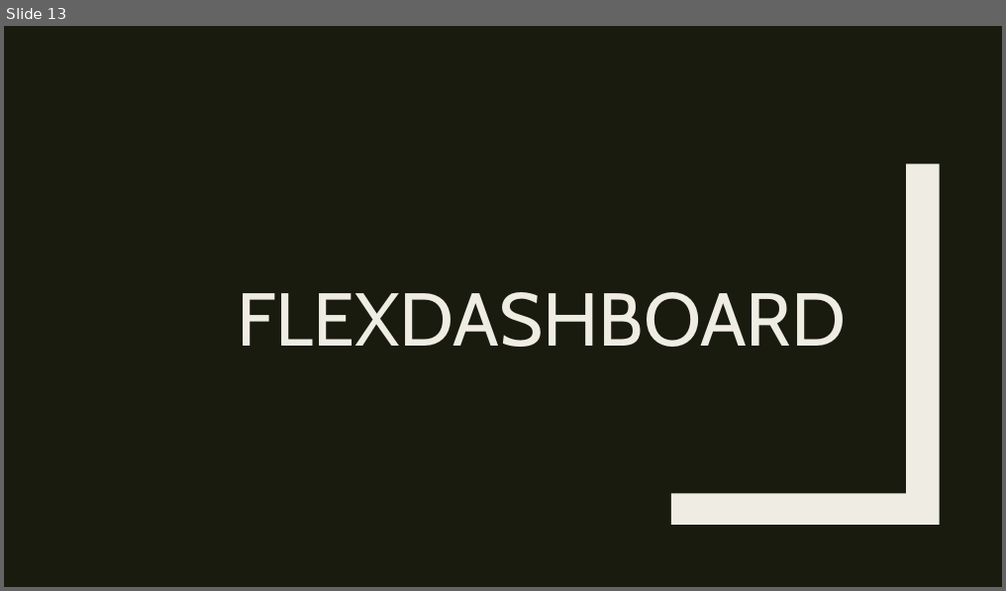
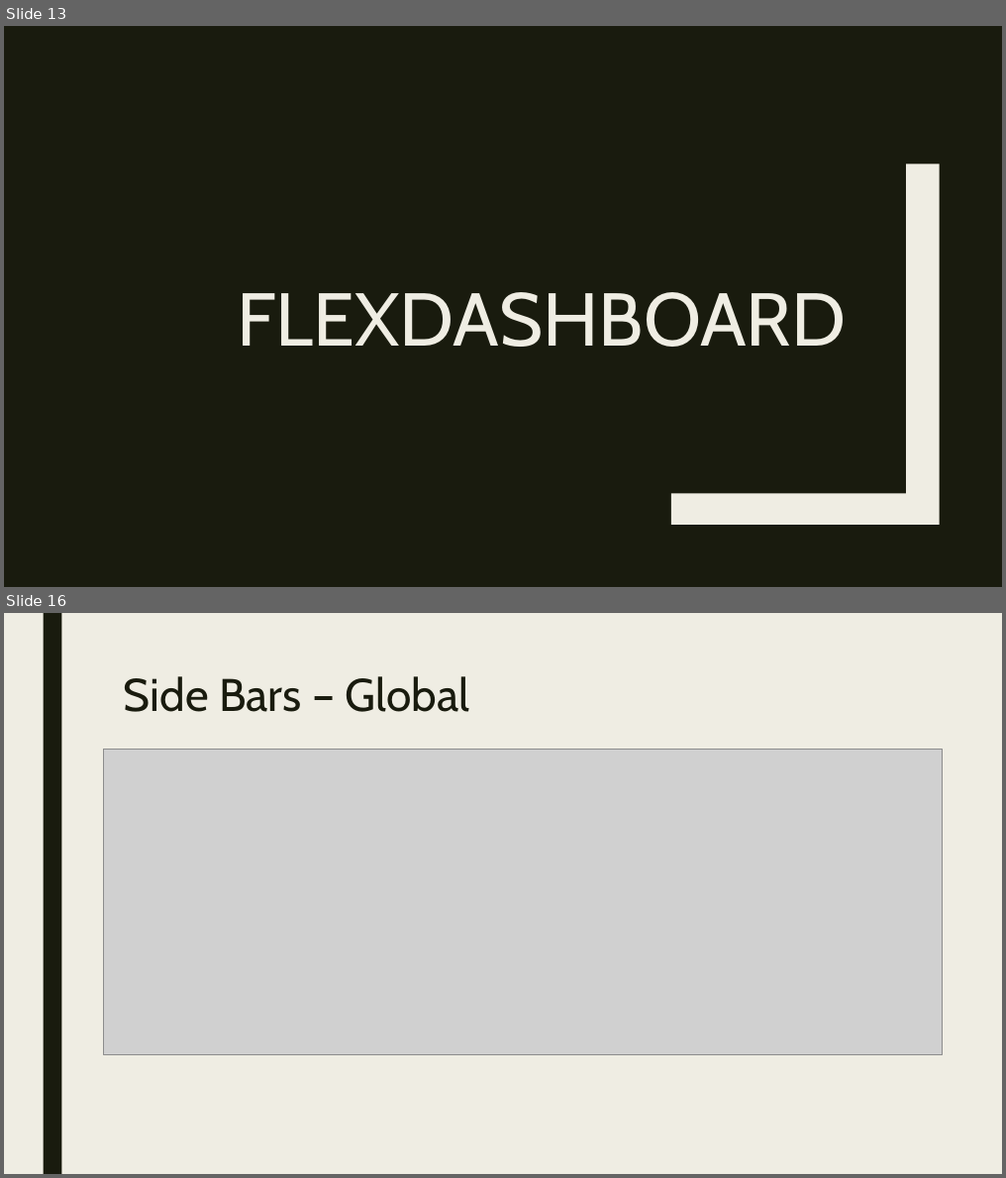
Before and after one commit to RforOperations2018/Class_2, a slide deck: Class 6.pptx. Shown one above the other, each under a label of ours: slide 13 before the commit, slides 13 and 16 after it; the slides between them are not shown. The pictures are 1006x591 and 1006x1178 pixels, drawn with LibreOffice and Linux fonts; fonts in the diff are those of the drawing; grey boxes stand for pictures. Boxes give left, top, right and bottom in pixels: in the first picture for what was removed or moved away, otherwise in the second. Text is boxed around its words. In the diff, an @@ line names an element or a change of style, - is before the commit and + after.

```diff
--- a/Class 6.pptx
+++ b/Class 6.pptx
@@ slide 16 added at (x1=4, y1=613, x2=1002, y2=1174), background #EFEDE3 @@
@@ rectangle added at (x1=43, y1=613, x2=61, y2=1174), fill #191B0E @@
@@ title added at (x1=124, y1=676, x2=470, y2=712), 44 pt, text #191B0E @@
+Side Bars – Global
@@ picture added at (x1=104, y1=750, x2=943, y2=1055) @@
```
Also in this commit, not shown: 8 slides changed, 5 other slides added, 1 other file.
